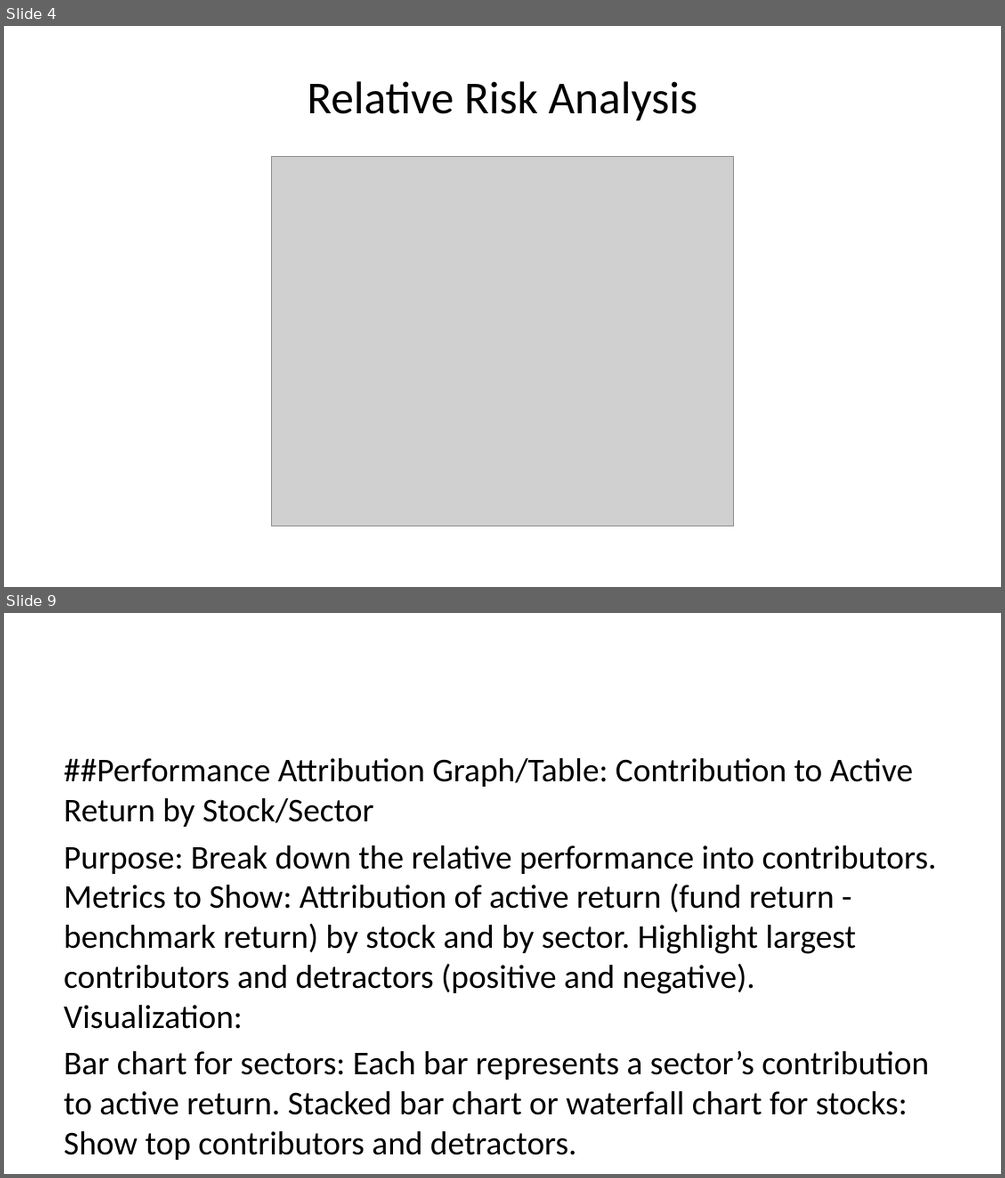
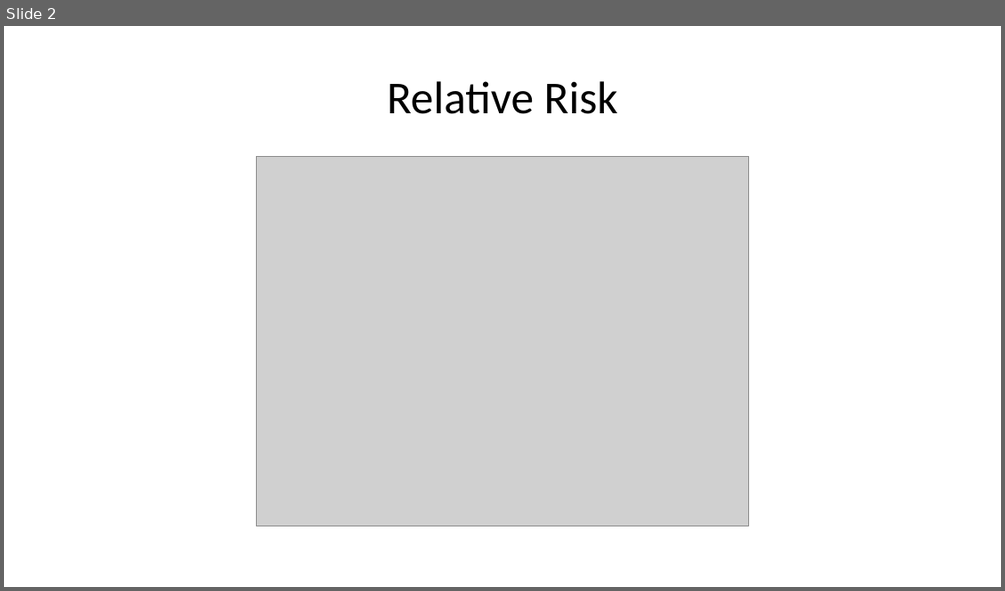
Before and after one commit to 22562435/22562435-FinEcosExam, a slide deck: Questions/Question 4/README.pptx. Shown one above the other, each under a label of ours: slides 4 and 9 before the commit, slide 2 after it; the slides between them are not shown. The pictures are 1005x1178 and 1005x591 pixels, drawn with LibreOffice and Linux fonts; fonts in the diff are those of the drawing; grey boxes stand for pictures. Boxes give left, top, right and bottom in pixels: in the first picture for what was removed or moved away, otherwise in the second. Text is boxed around its words. In the diff, an @@ line names an element or a change of style, - is before the commit and + after.

```diff
--- a/Questions/Question 4/README.pptx
+++ b/Questions/Question 4/README.pptx
@@ slide 9 removed at [4, 613, 1001, 1174], background #FFFFFF @@
@@ text removed at [64, 758, 937, 1115] @@
-##Performance Attribution Graph/Table: Contribution to Active Return by Stock/Sector
-Purpose: Break down the relative performance into contributors. Metrics to Show: Attribution of active return (fund return - benchmark return) by stock and by sector. Highlight largest contributors and detractors (positive and negative). Visualization:
-Bar chart for sectors: Each bar represents a sector’s contribution to active return. Stacked bar chart or waterfall chart for stocks: Show top contributors and detractors.
@@ what was slide 4 is now slide 2 @@
@@ slide 2 changed as well @@
@@ title at [387, 81, 618, 114]: text changed @@
-Relative Risk Analysis
+Relative Risk
@@ picture: place and size @@
-picture at [271, 157, 734, 526]
+picture at [256, 157, 749, 526]
```
Also in this commit, not shown: 2 other slides changed, 3 slides added, 5 other slides removed, 14 other files.
